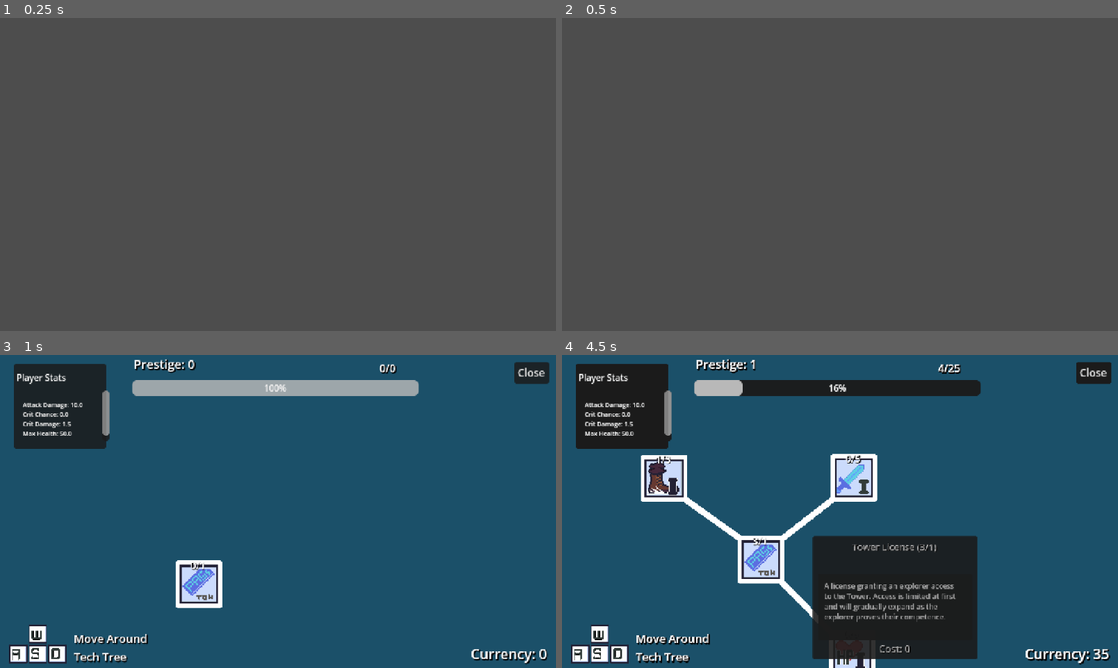
Above: before the commit, frames 1-4 (two rows, left to right).
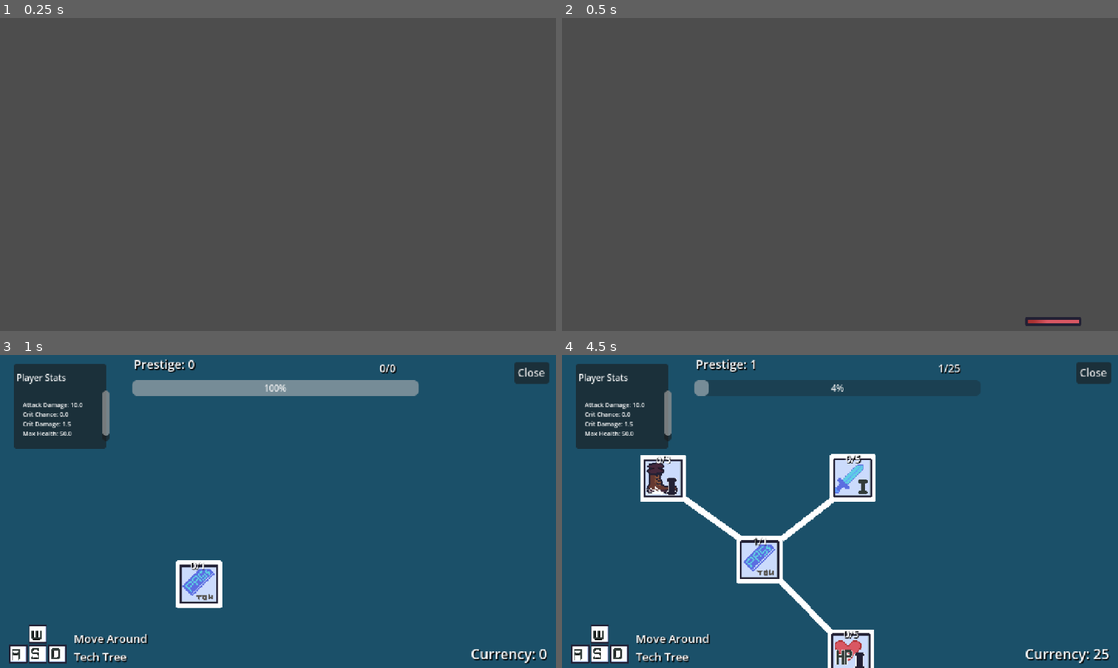
Above: after the commit, the same moments.

Repository: DennysGuy/MonsterTower-Incremental
Game: Godot game, scene res://src/Scenes/NewStarshire/NewStarShire.tscn
The game is run twice, just before and just after one commit, with the same random seed, the same clock (stepped at 60 frames per second) and the same inputs.
Inputs (mouse positions are in pixels of both pictures, inside the frame that each line leads up to):
- Up to frame 1 (0.25 s): no input
- Up to frame 2 (0.5 s): no input
- Up to frame 3 (1 s): tap E (interact) at 0.5, 0.6 s; move the mouse to (400, 495) at 0.52 s; hold F (swing_sword, bound only after the commit) from 0.53 s (still down); click (400, 495) at 0.67 s
- Up to frame 4 (4.5 s): tap E (interact) at 1.25, 1.55, 2, 2.75, 2.85, 3.5, 4.25 s; move the mouse to (762, 583) at 1.27 s; release F (swing_sword, bound only after the commit) at 1.28 s; tap F (swing_sword, bound only after the commit) at 1.35, 2.3, 3.8 s; click (762, 583) at 1.42 s; move the mouse to (856, 502) at 2.02 s; hold Space (add_currency) 2.03-2.78 s; click (856, 502) at 2.17 s; move the mouse to (662, 502) at 2.77 s; click (662, 502) at 2.92 s; move the mouse to (762, 583) at 3.52 s; press the mouse at (762, 583) at 3.53 s; release the mouse at (762, 583) at 4.28 s; tap S (pan_cam_down) at 4.35 s; click (762, 583) at 4.42 s

Frame 1 is identical in both runs. In frame 2, 0.3% of the frame differs, in the area x 83-94%, y 95-99%; in frame 3, 2.8%; in frame 4, 21%, in the area x 2-99%, y 1-100%.

Commit message:
we got a good start on the combat.. probably going to finish the basis of it tomorrow.

Diff:
--- a/project.godot
+++ b/project.godot
@@ -72,6 +72,11 @@
 "events": [Object(InputEventKey,"resource_local_to_scene":false,"resource_name":"","device":-1,"window_id":0,"alt_press …(192 unchanged characters)…
 ]
 }
+swing_sword={
+"deadzone": 0.2,
+"events": [Object(InputEventKey,"resource_local_to_scene":false,"resource_name":"","device":-1,"window_id":0,"alt_pressed":false,"shift_pressed":false,"ctrl_pressed":false,"meta_pressed":false,"pressed":false,"keycode":0,"physical_keycode":70,"key_label":0,"unicode":102,"location":0,"echo":false,"script":null)
+]
+}
 
 [rendering]
 
--- /dev/null
+++ b/src/Resources/Actors/Enemies/StarShire/ScareDummy.tres
@@ -0,0 +1,9 @@
+[gd_resource type="Resource" script_class="EnemyStats" load_steps=2 format=3 uid="uid://qbtq6o18o4hc"]
+
+[ext_resource type="Script" uid="uid://cbjktr12qagl" path="res://src/Scripts/Enemies/enemy_stats.gd" id="1_jl4tp"]
+
+[resource]
+script = ExtResource("1_jl4tp")
+enemy_name = "Scare Dummy"
+max_health = 5000
+metadata/_custom_type_script = "uid://cbjktr12qagl"
--- /dev/null
+++ b/src/Scenes/Actors/Enemies/EnemyHealthBar.tscn
@@ -0,0 +1,15 @@
+[gd_scene load_steps=4 format=3 uid="uid://b8lilr7mgc8l1"]
+
+[ext_resource type="Texture2D" uid="uid://di7bkq14mtp64" path="res://Assets/Enemies/TempHealthBar_Bar.png" id="1_qips4"]
+[ext_resource type="Texture2D" uid="uid://hraw6o3ejmik" path="res://Assets/Enemies/TempHealthBar_Fill.png" id="2_yv8aw"]
+[ext_resource type="Script" uid="uid://dc1ygip4n8g21" path="res://src/Scripts/Enemies/enemy_health_bar.gd" id="3_yv8aw"]
+
+[node name="EnemyHealthBar" type="TextureProgressBar"]
+offset_left = -33.0
+offset_top = -102.0
+offset_right = 32.0
+offset_bottom = -92.0
+value = 50.0
+texture_under = ExtResource("1_qips4")
+texture_progress = ExtResource("2_yv8aw")
+script = ExtResource("3_yv8aw")
--- /dev/null
+++ b/src/Scenes/Actors/Enemies/PracticeDummy.tscn
@@ -0,0 +1,188 @@
+[gd_scene load_steps=15 format=3 uid="uid://cmog8m28k4ijk"]
+
+[ext_resource type="Texture2D" uid="uid://bys332e3dq3ew" path="res://Assets/Enemies/TempPracticeDummy.png" id="1_ggy1w"]
+[ext_resource type="Script" uid="uid://cfgk20f5exw4y" path="res://src/Scripts/Enemies/PracticeDummy/practice_dummy.gd" id="1_r01py"]
+[ext_resource type="Resource" uid="uid://qbtq6o18o4hc" path="res://src/Resources/Actors/Enemies/StarShire/ScareDummy.tres" id="2_yowb4"]
+[ext_resource type="Script" uid="uid://drr0deykmfrvq" path="res://src/Scripts/StateMachine/state_machine.gd" id="3_7n5f1"]
+[ext_resource type="Script" uid="uid://bwlb4547lknf" path="res://src/Scripts/StateMachine/EnemyStates/GenericEnemyStates/enemy_idle.gd" id="4_110xg"]
+[ext_resource type="PackedScene" uid="uid://bg1ya0qiin47q" path="res://src/Scenes/Actors/Utilities/HurtBox.tscn" id="5_k2yhj"]
+[ext_resource type="PackedScene" uid="uid://vo5sm7p34vo6" path="res://src/Scenes/Actors/Utilities/NameTag.tscn" id="6_uu12o"]
+[ext_resource type="PackedScene" uid="uid://b8lilr7mgc8l1" path="res://src/Scenes/Actors/Enemies/EnemyHealthBar.tscn" id="7_e0aq0"]
+
+[sub_resource type="RectangleShape2D" id="RectangleShape2D_r01py"]
+size = Vector2(32, 79)
+
+[sub_resource type="Animation" id="Animation_r01py"]
+resource_name = "Idle"
+loop_mode = 1
+step = 0.0001
+tracks/0/type = "value"
+tracks/0/imported = false
+tracks/0/enabled = true
+tracks/0/path = NodePath("Sprite2D:position")
+tracks/0/interp = 2
+tracks/0/loop_wrap = true
+tracks/0/keys = {
+"times": PackedFloat32Array(0.00019999966, 0.29888093, 0.53795516, 0.7798, 1.0021763),
+"transitions": PackedFloat32Array(1, 1, 1, 1, 1),
+"update": 0,
+"values": [Vector2(0, -39), Vector2(3, -48), Vector2(0, -39), Vector2(-3, -48), Vector2(0, -39)]
+}
+tracks/1/type = "value"
+tracks/1/imported = false
+tracks/1/enabled = true
+tracks/1/path = NodePath("Sprite2D:scale")
+tracks/1/interp = 2
+tracks/1/loop_wrap = true
+tracks/1/keys = {
+"times": PackedFloat32Array(0.00019999966, 0.3002, 0.53795516, 0.77949995, 1.0021763),
+"transitions": PackedFloat32Array(1, 1, 1, 1, 1),
+"update": 0,
+"values": [Vector2(1, 0.8), Vector2(1, 1), Vector2(1, 0.8), Vector2(1, 1), Vector2(1, 0.8)]
+}
+tracks/2/type = "value"
+tracks/2/imported = false
+tracks/2/enabled = true
+tracks/2/path = NodePath("Sprite2D:skew")
+tracks/2/interp = 2
+tracks/2/loop_wrap = true
+tracks/2/keys = {
+"times": PackedFloat32Array(0.00019999966, 0.29888093, 0.53795516, 0.7801, 1.0021763),
+"transitions": PackedFloat32Array(1, 1, 1, 1, 1),
+"update": 0,
+"values": [0.0, 0.08726646, 0.0, -0.08726646259971647, 0.0]
+}
+
+[sub_resource type="Animation" id="Animation_7n5f1"]
+length = 0.001
+tracks/0/type = "value"
+tracks/0/imported = false
+tracks/0/enabled = true
+tracks/0/path = NodePath("Sprite2D:position")
+tracks/0/interp = 1
+tracks/0/loop_wrap = true
+tracks/0/keys = {
+"times": PackedFloat32Array(0),
+"transitions": PackedFloat32Array(1),
+"update": 0,
+"values": [Vector2(0, -48)]
+}
+tracks/1/type = "value"
+tracks/1/imported = false
+tracks/1/enabled = true
+tracks/1/path = NodePath("Sprite2D:scale")
+tracks/1/interp = 1
+tracks/1/loop_wrap = true
+tracks/1/keys = {
+"times": PackedFloat32Array(0),
+"transitions": PackedFloat32Array(1),
+"update": 0,
+"values": [Vector2(1, 0.8)]
+}
+tracks/2/type = "value"
+tracks/2/imported = false
+tracks/2/enabled = true
+tracks/2/path = NodePath("Sprite2D:skew")
+tracks/2/interp = 1
+tracks/2/loop_wrap = true
+tracks/2/keys = {
+"times": PackedFloat32Array(0),
+"transitions": PackedFloat32Array(1),
+"update": 0,
+"values": [0.08726646]
+}
+
+[sub_resource type="Animation" id="Animation_110xg"]
+resource_name = "Hurt"
+length = 0.5
+step = 0.0001
+tracks/0/type = "value"
+tracks/0/imported = false
+tracks/0/enabled = true
+tracks/0/path = NodePath("Sprite2D:position")
+tracks/0/interp = 1
+tracks/0/loop_wrap = true
+tracks/0/keys = {
+"times": PackedFloat32Array(0, 0.0251, 0.051697623, 0.07533996, 0.10193758, 0.124102265, 0.15069988),
+"transitions": PackedFloat32Array(1, 1, 1, 1, 1, 1, 1),
+"update": 0,
+"values": [Vector2(0, -48), Vector2(-3, -48), Vector2(3, -48), Vector2(-3, -48), Vector2(3, -48), Vector2(-3, -48), Vector2(3, -48)]
+}
+tracks/1/type = "value"
+tracks/1/imported = false
+tracks/1/enabled = true
+tracks/1/path = NodePath("Sprite2D:skew")
+tracks/1/interp = 1
+tracks/1/loop_wrap = true
+tracks/1/keys = {
+"times": PackedFloat32Array(0, 0.15071985, 0.17731747),
+"transitions": PackedFloat32Array(1, 1, 1),
+"update": 0,
+"values": [0.0, 0.09599311, 0.0]
+}
+tracks/2/type = "value"
+tracks/2/imported = false
+tracks/2/enabled = true
+tracks/2/path = NodePath("Sprite2D:scale")
+tracks/2/interp = 1
+tracks/2/loop_wrap = true
+tracks/2/keys = {
+"times": PackedFloat32Array(0, 0.075359926, 0.15071985),
+"transitions": PackedFloat32Array(1, 1, 1),
+"update": 0,
+"values": [Vector2(1, 1), Vector2(1.05, 1.05), Vector2(1, 1)]
+}
+
+[sub_resource type="AnimationLibrary" id="AnimationLibrary_7n5f1"]
+_data = {
+&"Hurt": SubResource("Animation_110xg"),
+&"Idle": SubResource("Animation_r01py"),
+&"RESET": SubResource("Animation_7n5f1")
+}
+
+[sub_resource type="RectangleShape2D" id="RectangleShape2D_uu12o"]
+size = Vector2(31, 55)
+
+[node name="PracticeDummy" type="CharacterBody2D" node_paths=PackedStringArray("name_tag", "health_bar", "state_machine", "animation_player")]
+collision_layer = 2
+collision_mask = 2
+script = ExtResource("1_r01py")
+enemy_name = "Practice Dummy"
+enemy_stats = ExtResource("2_yowb4")
+name_tag = NodePath("NameTag")
+health_bar = NodePath("EnemyHealthBar")
+state_machine = NodePath("StateMachine")
+animation_player = NodePath("AnimationPlayer")
+
+[node name="CollisionShape2D" type="CollisionShape2D" parent="."]
+position = Vector2(-6, -39.5)
+shape = SubResource("RectangleShape2D_r01py")
+
+[node name="Sprite2D" type="Sprite2D" parent="."]
+position = Vector2(0, -48)
+scale = Vector2(1, 0.8)
+skew = 0.08726646
+texture = ExtResource("1_ggy1w")
+
+[node name="AnimationPlayer" type="AnimationPlayer" parent="."]
+libraries = {
+&"": SubResource("AnimationLibrary_7n5f1")
+}
+
+[node name="StateMachine" type="Node" parent="." node_paths=PackedStringArray("initial_state")]
+script = ExtResource("3_7n5f1")
+initial_state = NodePath("Idle")
+
+[node name="Idle" type="Node" parent="StateMachine"]
+script = ExtResource("4_110xg")
+animation_name = "Idle"
+
+[node name="HurtBox" parent="." instance=ExtResource("5_k2yhj")]
+
+[node name="CollisionShape2D" type="CollisionShape2D" parent="HurtBox"]
+position = Vector2(-6.5, -27.5)
+shape = SubResource("RectangleShape2D_uu12o")
+
+[node name="NameTag" parent="." instance=ExtResource("6_uu12o")]
+
+[node name="EnemyHealthBar" parent="." instance=ExtResource("7_e0aq0")]
--- a/src/Scenes/Actors/Player/Player.tscn
+++ b/src/Scenes/Actors/Player/Player.tscn
@@ -7,11 +7,15 @@
 [ext_resource type="Script" uid="uid://ec0tth2wuxjw" path="res://src/Scripts/StateMachine/PlayerStates/player_jump.gd" id="5_jq5qv"]
 [ext_resource type="Script" uid="uid://q7dh86d3scqk" path="res://src/Scripts/StateMachine/PlayerStates/player_fall.gd" id="6_k5pak"]
 [ext_resource type="Texture2D" uid="uid://gy4gbpsh25np" path="res://Assets/PlayerGraphics/TempPlayer/Idle.png" id="7_4qtrc"]
+[ext_resource type="Script" uid="uid://cff2efoj6wrst" path="res://src/Scripts/StateMachine/PlayerStates/player_attack_1.gd" id="7_j38pk"]
 [ext_resource type="Texture2D" uid="uid://dpjoocurtg6g2" path="res://Assets/PlayerGraphics/TempPlayer/Run.png" id="8_cgv26"]
 [ext_resource type="Texture2D" uid="uid://bsecr00dhq83o" path="res://Assets/PlayerGraphics/TempPlayer/SwordSwingEffect.png" id="8_j38pk"]
+[ext_resource type="Script" uid="uid://cdntaeegiu5oe" path="res://src/Scripts/StateMachine/PlayerStates/player_attack_2.gd" id="8_k1vse"]
 [ext_resource type="Texture2D" uid="uid://cq1mgvfmg3j4l" path="res://Assets/PlayerGraphics/TempPlayer/Jump.png" id="9_0q2cn"]
+[ext_resource type="Script" uid="uid://bqdopmp35ioim" path="res://src/Scripts/StateMachine/PlayerStates/player_attack_3.gd" id="9_er68u"]
 [ext_resource type="Texture2D" uid="uid://bmpq7q23k5cgy" path="res://Assets/PlayerGraphics/TempPlayer/Climb.png" id="11_k1vse"]
 [ext_resource type="Texture2D" uid="uid://83wb3hhgliie" path="res://Assets/PlayerGraphics/TempPlayer/SwordSwing.png" id="12_er68u"]
+[ext_resource type="PackedScene" uid="uid://xsmgmpbxjc3b" path="res://src/Scenes/Actors/Utilities/HitBox.tscn" id="16_cw62c"]
 
 [sub_resource type="CapsuleShape2D" id="CapsuleShape2D_k5pak"]
 radius = 18.0
@@ -407,7 +411,7 @@
 [sub_resource type="Animation" id="Animation_dwhqw"]
 resource_name = "SwordSwing1"
 length = 0.6
-step = 0.12
+step = 0.001
 tracks/0/type = "value"
 tracks/0/imported = false
 tracks/0/enabled = true
@@ -721,6 +725,8 @@
 &"SwordSwing3": SubResource("Animation_susmm")
 }
 
+[sub_resource type="RectangleShape2D" id="RectangleShape2D_45oew"]
+
 [node name="Player" type="CharacterBody2D" node_paths=PackedStringArray("state_machine", "animation_player")]
 script = ExtResource("1_gw3a7")
 state_machine = NodePath("StateMachine")
@@ -730,11 +736,12 @@
 script = ExtResource("2_n7gp4")
 initial_state = NodePath("Idle")
 
-[node name="Idle" type="Node" parent="StateMachine" node_paths=PackedStringArray("move_state", "jump_state", "fall_state")]
+[node name="Idle" type="Node" parent="StateMachine" node_paths=PackedStringArray("move_state", "jump_state", "fall_state", "attack_1_state")]
 script = ExtResource("3_g162h")
 move_state = NodePath("../Move")
 jump_state = NodePath("../Jump")
 fall_state = NodePath("../Fall")
+attack_1_state = NodePath("../Attack1")
 animation_name = "Idle"
 
 [node name="Move" type="Node" parent="StateMachine" node_paths=PackedStringArray("jump_state", "fall_state", "idle_state")]
@@ -757,6 +764,31 @@
 idle_state = NodePath("../Idle")
 animation_name = "Fall"
 
+[node name="Attack1" type="Node" parent="StateMachine" node_paths=PackedStringArray("attack2_state", "idle_state")]
+script = ExtResource("7_j38pk")
+attack2_state = NodePath("../Attack2")
+idle_state = NodePath("../Idle")
+animation_name = "SwordSwing1"
+animation_duration = 0.6
+
+[node name="Attack2" type="Node" parent="StateMachine" node_paths=PackedStringArray("attack3_state", "idle_state")]
+script = ExtResource("8_k1vse")
+attack3_state = NodePath("../Attack3")
+idle_state = NodePath("../Idle")
+animation_name = "SwordSwing2"
+animation_duration = 0.6
+
+[node name="Attack3" type="Node" parent="StateMachine" node_paths=PackedStringArray("attack1_state", "idle_state")]
+script = ExtResource("9_er68u")
+attack1_state = NodePath("../Attack1")
+idle_state = NodePath("../Idle")
+animation_name = "SwordSwing3"
+animation_duration = 0.6
+
+[node name="Timer" type="Timer" parent="."]
+process_callback = 0
+one_shot = true
+
 [node name="ColorRect" type="ColorRect" parent="."]
 visible = false
 offset_left = -18.0
@@ -787,3 +819,11 @@
 position = Vector2(0, -37)
 texture = ExtResource("8_j38pk")
 hframes = 15
+
+[node name="HitBox" parent="." instance=ExtResource("16_cw62c")]
+position = Vector2(34, -20)
+scale = Vector2(2, 2)
+
+[node name="CollisionShape2D" type="CollisionShape2D" parent="HitBox"]
+position = Vector2(2, 0)
+shape = SubResource("RectangleShape2D_45oew")
--- /dev/null
+++ b/src/Scenes/Actors/Utilities/HitBox.tscn
@@ -0,0 +1,5 @@
+[gd_scene format=3 uid="uid://xsmgmpbxjc3b"]
+
+[node name="HitBox" type="Area2D"]
+collision_layer = 4
+collision_mask = 4
--- /dev/null
+++ b/src/Scenes/Actors/Utilities/HurtBox.tscn
@@ -0,0 +1,5 @@
+[gd_scene format=3 uid="uid://bg1ya0qiin47q"]
+
+[node name="HurtBox" type="Area2D"]
+collision_layer = 4
+collision_mask = 4
--- /dev/null
+++ b/src/Scenes/Actors/Utilities/NameTag.tscn
@@ -0,0 +1,27 @@
+[gd_scene load_steps=2 format=3 uid="uid://vo5sm7p34vo6"]
+
+[ext_resource type="Script" uid="uid://ctb1cjfp5a2cq" path="res://src/Scripts/HUD/name_tag.gd" id="1_sssty"]
+
+[node name="NameTag" type="Control"]
+layout_mode = 3
+anchors_preset = 0
+offset_left = -42.0
+offset_top = 2.0
+offset_right = 46.0
+offset_bottom = 15.0
+script = ExtResource("1_sssty")
+
+[node name="Bg" type="Panel" parent="."]
+layout_mode = 0
+offset_left = -1.0
+offset_right = 87.0
+offset_bottom = 11.0
+
+[node name="Tag" type="Label" parent="."]
+layout_mode = 0
+offset_left = -1.0
+offset_right = 87.0
+offset_bottom = 12.0
+theme_override_font_sizes/font_size = 7
+text = "Lv. 0 Scare Dummy"
+horizontal_alignment = 1
--- a/src/Scenes/NewStarshire/NewStarShire.tscn
+++ b/src/Scenes/NewStarshire/NewStarShire.tscn
@@ -1,10 +1,11 @@
-[gd_scene load_steps=10 format=4 uid="uid://oonjrpabmces"]
+[gd_scene load_steps=11 format=4 uid="uid://oonjrpabmces"]
 
 [ext_resource type="Script" uid="uid://dpqc54c34418w" path="res://src/Scripts/Maps/NewStarShire/new_star_shire.gd" id="1_gq00g"]
 [ext_resource type="Texture2D" uid="uid://d35tn325hxjff" path="res://Assets/EnvironmentalAssets/temp_floor_tile.png" id="1_otxvj"]
 [ext_resource type="PackedScene" uid="uid://c8ov03gkkda4k" path="res://src/Scenes/PlayerCamera.tscn" id="3_wtuhv"]
 [ext_resource type="PackedScene" uid="uid://dkxkwr4us4aak" path="res://src/Scenes/NewStarshire/Facilities/TechTreeComputer.tscn" id="4_cldp6"]
 [ext_resource type="Script" uid="uid://bjq40ntqmf0ih" path="res://src/Scripts/Maps/spawn_point.gd" id="4_gq00g"]
+[ext_resource type="PackedScene" uid="uid://cmog8m28k4ijk" path="res://src/Scenes/Actors/Enemies/PracticeDummy.tscn" id="6_kqfvc"]
 
 [sub_resource type="TileSetAtlasSource" id="TileSetAtlasSource_3a8aw"]
 texture = ExtResource("1_otxvj")
@@ -18,7 +19,8 @@
 
 [sub_resource type="TileSet" id="TileSet_wtuhv"]
 tile_size = Vector2i(64, 64)
-physics_layer_0/collision_layer = 1
+physics_layer_0/collision_layer = 3
+physics_layer_0/collision_mask = 3
 sources/1 = SubResource("TileSetAtlasSource_3a8aw")
 
 [sub_resource type="TileSetAtlasSource" id="TileSetAtlasSource_otxvj"]
@@ -35,7 +37,8 @@
 
 [sub_resource type="TileSet" id="TileSet_3a8aw"]
 tile_size = Vector2i(64, 64)
-physics_layer_0/collision_layer = 1
+physics_layer_0/collision_layer = 3
+physics_layer_0/collision_mask = 3
 sources/1 = SubResource("TileSetAtlasSource_otxvj")
 
 [node name="NewStarShire" type="Node2D" node_paths=PackedStringArray("spawn_point", "camera")]
@@ -92,3 +95,6 @@
 physics_object_picking = true
 size = Vector2i(640, 361)
 render_target_update_mode = 4
+
+[node name="PracticeDummy" parent="." instance=ExtResource("6_kqfvc")]
+position = Vector2(566, 640)
--- /dev/null
+++ b/src/Scripts/Enemies/PracticeDummy/practice_dummy.gd
@@ -0,0 +1,14 @@
+class_name PracticeDummy extends Enemy
+
+
+func _ready() -> void:
+	super()
+
+func _unhandled_input(event: InputEvent) -> void:
+	super(event)
+
+func _physics_process(delta: float) -> void:
+	super(delta)
+
+func _process(delta: float) -> void:
+	super(delta)
--- /dev/null
+++ b/src/Scripts/Enemies/enemy.gd
@@ -0,0 +1,19 @@
+class_name Enemy extends Entity
+
+@export var enemy_name : String
+@export var enemy_stats : EnemyStats
+@export var name_tag : NameTag
+@export var health_bar : EnemyHealthBar
+
+var health : float
+
+func _ready() -> void:
+	super()
+	health = enemy_stats.max_health
+
+	if name_tag:
+		name_tag.tag.text = "Lv.%s %s" % [enemy_stats.enemy_level, enemy_stats.enemy_name]
+
+	if health_bar:
+		health_bar.max_value = health
+		health_bar.value = health
--- /dev/null
+++ b/src/Scripts/Enemies/enemy_health_bar.gd
@@ -0,0 +1,11 @@
+class_name EnemyHealthBar extends TextureProgressBar
+
+
+# Called when the node enters the scene tree for the first time.
+func _ready() -> void:
+	pass # Replace with function body.
+
+
+# Called every frame. 'delta' is the elapsed time since the previous frame.
+func _process(delta: float) -> void:
+	pass
--- /dev/null
+++ b/src/Scripts/Enemies/enemy_stats.gd
@@ -0,0 +1,20 @@
+class_name EnemyStats extends Resource
+
+@export_group("Meta Data")
+@export var enemy_name : String
+@export var enemy_level : int
+@export var touch_damage : bool = false
+@export var can_attack : bool = false
+@export var can_move : bool = false
+
+@export_group("Stats")
+@export var max_health : int
+@export var attack : int
+@export var defense : float
+@export var movement_speed : float
+@export var chase_speed : float
+
+@export_group("Audio Files")
+@export var hit_sfx : AudioStream
+@export var die_sfx : AudioStream
+@export var movement_sfx : AudioStream
--- a/src/Scripts/Facilities/TechTreeComputer/tech_tree_computer.gd
+++ b/src/Scripts/Facilities/TechTreeComputer/tech_tree_computer.gd
@@ -11,7 +11,7 @@
 
 # Called every frame. 'delta' is the elapsed time since the previous frame.
 func _process(delta: float) -> void:
-	if player_in_range and Input.is_action_just_pressed("interact"):
+	if GameManager.player_can_move and player_in_range and Input.is_action_just_pressed("interact"):
 		SignalBus.spawn_tech_tree.emit()
 
 func _on_facility_interactable_body_entered(body: Node2D) -> void:
--- /dev/null
+++ b/src/Scripts/HUD/name_tag.gd
@@ -0,0 +1,12 @@
+class_name NameTag extends Control
+
+@onready var tag: Label = $Tag
+
+# Called when the node enters the scene tree for the first time.
+func _ready() -> void:
+	pass # Replace with function body.
+
+
+# Called every frame. 'delta' is the elapsed time since the previous frame.
+func _process(delta: float) -> void:
+	pass
--- a/src/Scripts/Managers/GameManager.gd
+++ b/src/Scripts/Managers/GameManager.gd
@@ -13,3 +13,10 @@
 # Called every frame. 'delta' is the elapsed time since the previous frame.
 func _process(delta: float) -> void:
 	pass
+
+
+func set_player_box_direction(flip_h : bool):
+	if (flip_h):
+		return -1
+	else:
+		return 1
--- a/src/Scripts/Managers/TechTreeManager.gd
+++ b/src/Scripts/Managers/TechTreeManager.gd
@@ -42,7 +42,6 @@
 func _ready() -> void:
 	pass # Replace with function body.
 
-
 # Called every frame. 'delta' is the elapsed time since the previous frame.
 @warning_ignore("unused_parameter")
 func _process(delta: float) -> void:
--- a/src/Scripts/Player/player.gd
+++ b/src/Scripts/Player/player.gd
@@ -2,6 +2,7 @@
 
 @onready var sword: Sprite2D = $Sprites/Sword
 @onready var sprites: Node2D = $Sprites
+@onready var timer: Timer = $Timer
 
 func _ready() -> void:
 	print(state_machine)
--- /dev/null
+++ b/src/Scripts/StateMachine/EnemyStates/GenericEnemyStates/enemy_idle.gd
@@ -0,0 +1,17 @@
+class_name EnemyIdle extends State
+
+
+func enter() -> void:
+	super()
+
+func exit() -> void:
+	pass
+
+func process_input(_event: InputEvent) -> State:
+	return null
+
+func process_frame(_delta: float) -> State:
+	return null
+
+func process_physics(_delta : float) -> State:
+	return null
--- /dev/null
+++ b/src/Scripts/StateMachine/PlayerStates/player_attack_1.gd
@@ -0,0 +1,28 @@
+class_name PlayerAttack1State extends State
+
+@export var attack2_state : State
+@export var idle_state : State
+
+
+func enter() -> void:
+	super()
+	parent.set_sword_texture(animation_name)
+	parent.timer.wait_time = animation_duration
+	parent.timer.start()
+
+
+func exit() -> void:
+	pass
+
+func process_input(_event: InputEvent) -> State:
+	return null
+
+func process_frame(_delta: float) -> State:
+	return null
+
+func process_physics(_delta: float) -> State:
+	if parent.is_on_floor() and parent.timer.time_left <= 0:
+		if Input.is_action_pressed("swing_sword"):
+			return attack2_state
+		return idle_state
+	return null
--- /dev/null
+++ b/src/Scripts/StateMachine/PlayerStates/player_attack_2.gd
@@ -0,0 +1,26 @@
+class_name PlayerAttack2State extends State
+
+@export var attack3_state : State
+@export var idle_state : State
+
+func enter() -> void:
+	super()
+	parent.set_sword_texture(animation_name)
+	parent.timer.wait_time = animation_duration
+	parent.timer.start()
+
+func exit() -> void:
+	pass
+
+func process_input(_event: InputEvent) -> State:
+	return null
+
+func process_frame(_delta: float) -> State:
+	return null
+
+func process_physics(_delta: float) -> State:
+	if parent.is_on_floor() and parent.timer.time_left <= 0:
+		if Input.is_action_pressed("swing_sword"):
+			return attack3_state
+		return idle_state
+	return null
--- /dev/null
+++ b/src/Scripts/StateMachine/PlayerStates/player_attack_3.gd
@@ -0,0 +1,26 @@
+class_name PlayerAttack3State extends State
+
+@export var attack1_state : State
+@export var idle_state : State
+
+func enter() -> void:
+	super()
+	parent.set_sword_texture(animation_name)
+	parent.timer.wait_time = animation_duration
+	parent.timer.start()
+
+func exit() -> void:
+	pass
+
+func process_input(_event: InputEvent) -> State:
+	return null
+
+func process_frame(_delta: float) -> State:
+	return null
+
+func process_physics(_delta: float) -> State:
+	if parent.is_on_floor() and parent.timer.time_left <= 0:
+		if Input.is_action_pressed("swing_sword"):
+			return attack1_state
+		return idle_state
+	return null
--- a/src/Scripts/StateMachine/PlayerStates/player_idle.gd
+++ b/src/Scripts/StateMachine/PlayerStates/player_idle.gd
@@ -3,6 +3,8 @@
 @export var move_state : State
 @export var jump_state : State
 @export var fall_state : State
+@export var attack_1_state : State
+
 func enter() -> void:
 	super()
 	parent.set_sword_texture(animation_name)
@@ -22,6 +24,10 @@
 		if Input.is_action_pressed("add_currency"):
 			return jump_state
 
+		if Input.is_action_pressed("swing_sword"):
+			print("BILLBOON!")
+			return attack_1_state
+
 	return null
 
 func process_frame(_delta: float) -> State:
--- a/src/Scripts/StateMachine/state.gd
+++ b/src/Scripts/StateMachine/state.gd
@@ -1,10 +1,11 @@
 class_name State
 extends Node
 
-@export
-var animation_name: String
-@export
-var move_speed : int = 200
+@export var animation_name: String
+
+@export var animation_duration : float
+
+@export var move_speed : int = 200
 
 var gravity = ProjectSettings.get_setting("physics/2d/default_gravity")
 
Binary file added: Assets/Enemies/TempHealthBar.aseprite
Binary file added: Assets/Enemies/TempHealthBar_Bar.png
Not shown, added: Assets/Enemies/TempHealthBar_Bar.png.import
Binary file added: Assets/Enemies/TempHealthBar_Fill.png
Not shown, added: Assets/Enemies/TempHealthBar_Fill.png.import
Binary file added: Assets/Enemies/TempPracticeDummy.png
Not shown, added: Assets/Enemies/TempPracticeDummy.png.import
Binary file added: Assets/TempPracticeDummy.aseprite
Not shown: 1 places in src/Scenes/Actors/Player/Player.tscn that only renumber resources
Not shown, added: src/Scripts/Enemies/PracticeDummy/practice_dummy.gd.uid
Not shown, added: src/Scripts/Enemies/enemy.gd.uid
Not shown, added: src/Scripts/Enemies/enemy_health_bar.gd.uid
(and 6 more such lines)
